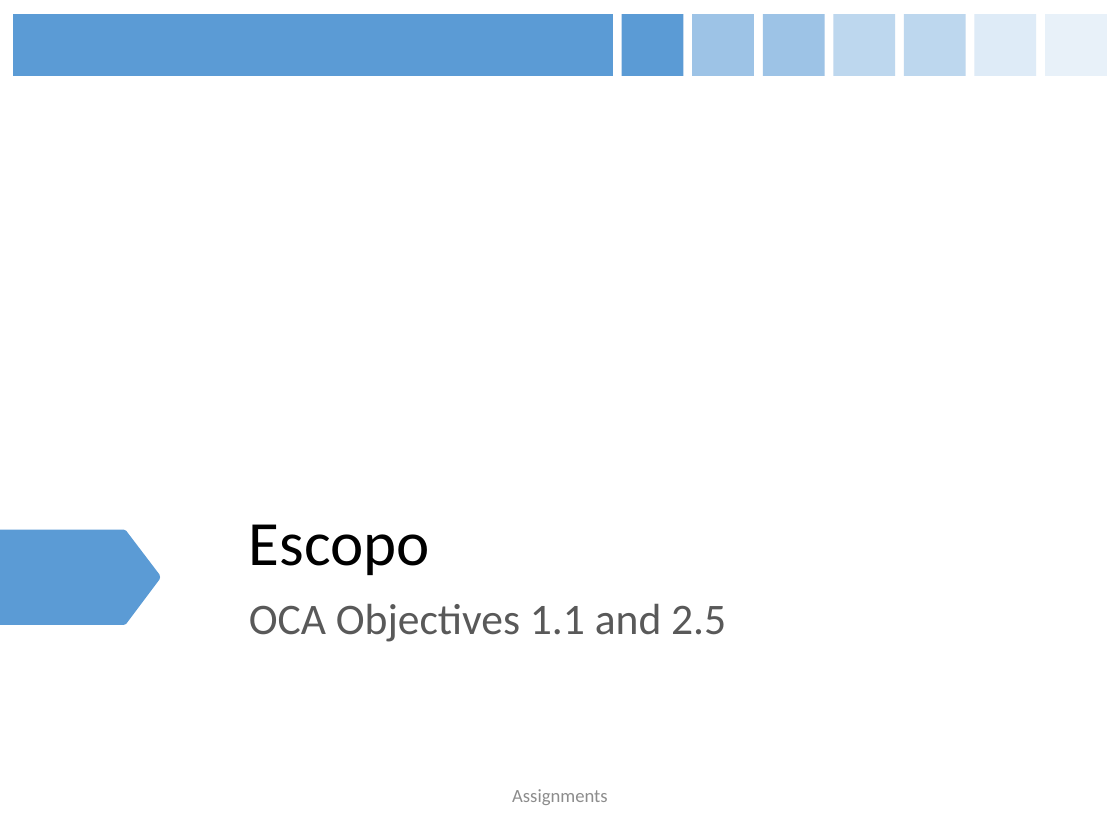
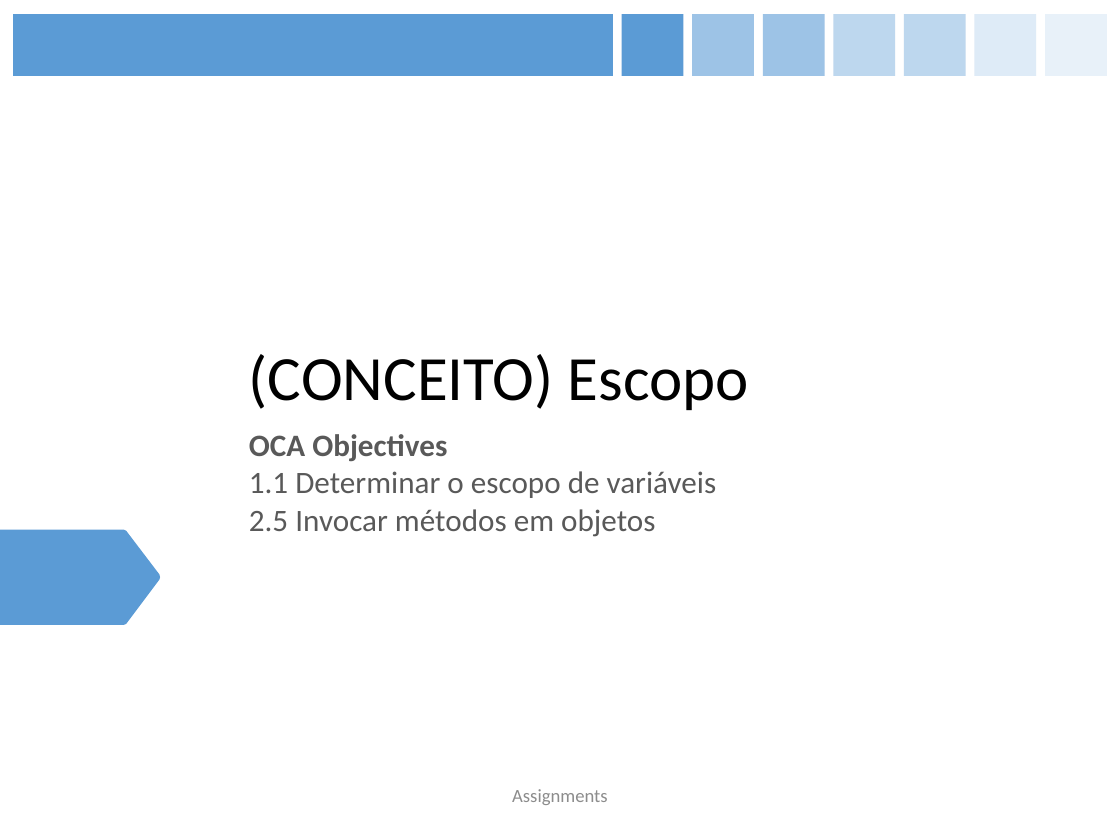
Before and after one commit to figueiredojrr/treinamentoJavaSeOcaAgosto, a slide deck: slide 38 of TreinamentoJavaSeOca/documentos/apresentação/OCA.pptx. Drawn at 1120x840 pixels with LibreOffice and Linux fonts; fonts in the diff are those of the drawing. Boxes give left, top, right and bottom in pixels: in the first picture for what was removed or moved away, otherwise in the second. Text is boxed around its words. In the diff, an @@ line names an element or a change of style, - is before the commit and + after.

```diff
--- a/TreinamentoJavaSeOca/documentos/apresentação/OCA.pptx
+++ b/TreinamentoJavaSeOca/documentos/apresentação/OCA.pptx
@@ title at <box>249,354,749,410</box>: text changed @@
-Escopo
+(CONCEITO) Escopo
@@ subtitle at <box>249,434,717,537</box>: text changed; size 28 to 20 pt @@
-OCA Objectives 1.1 and 2.5
+OCA Objectives
+1.1 Determinar o escopo de variáveis
+2.5 Invocar métodos em objetos
```
Also in this commit, not shown: 6 other slides changed, 1 slide removed.
